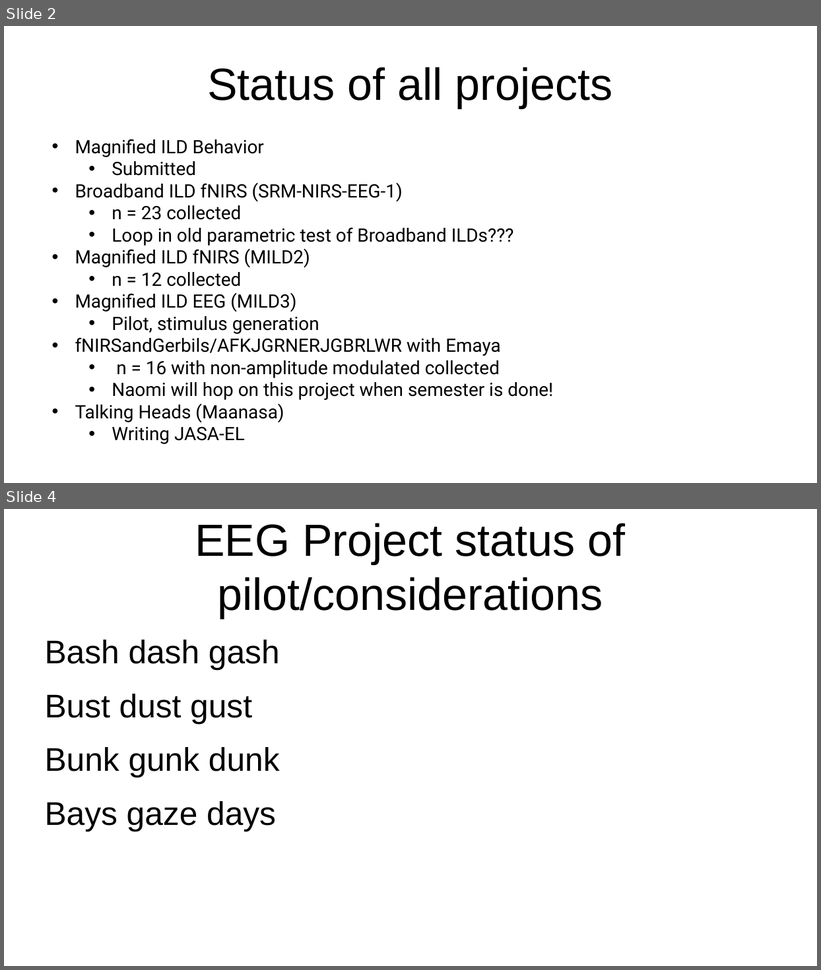
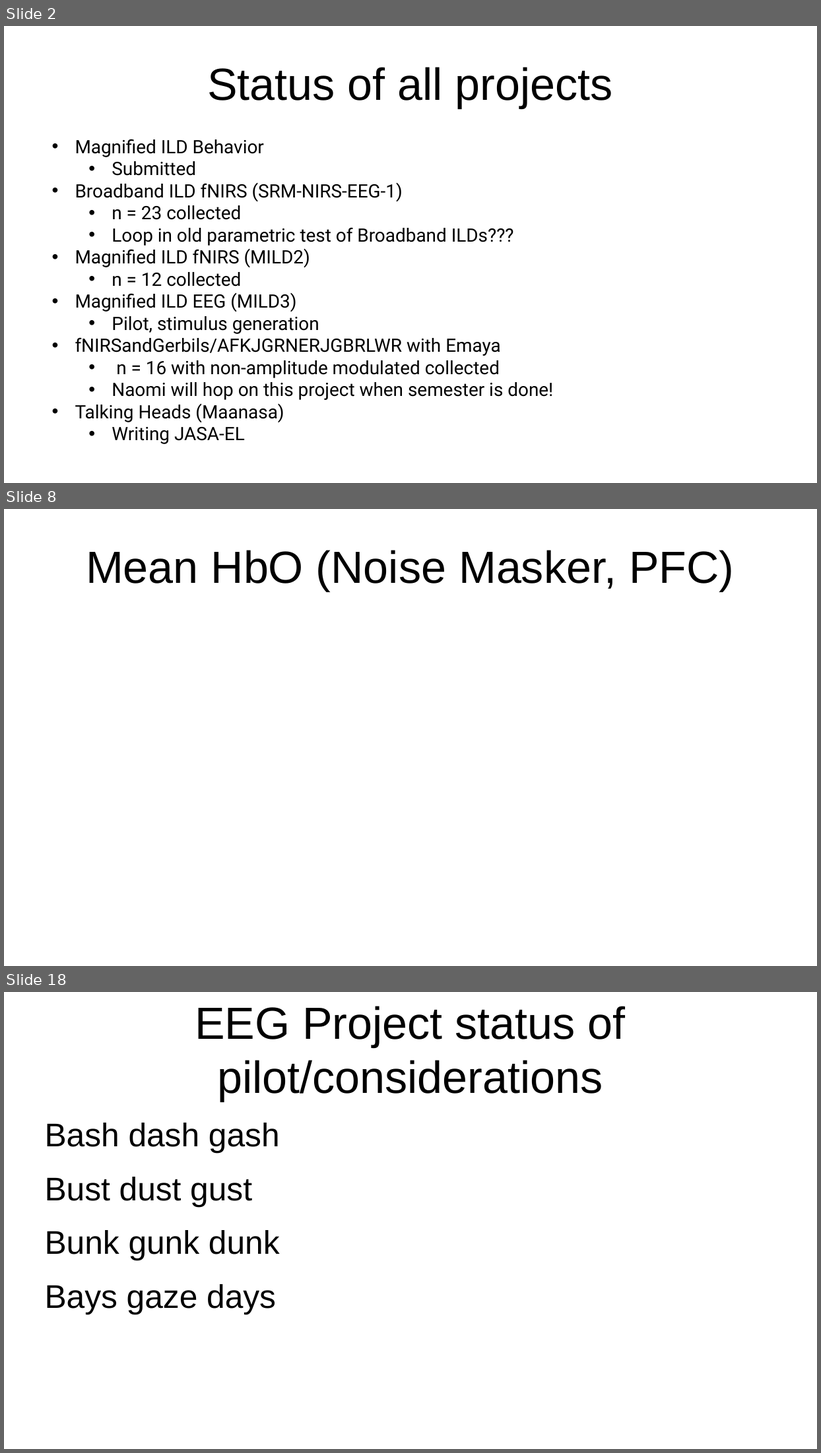
Before and after one commit to brichard28/Broadband-ILD-fNIRS, a slide deck: SRM-NIRS-EEG Update 4-19.pptx. Shown one above the other, each under a label of ours: slides 2 and 4 before the commit, slides 2, 8 and 18 after it; the slides between them are not shown. The pictures are 821x970 and 821x1453 pixels, drawn with LibreOffice and Linux fonts; fonts in the diff are those of the drawing. Boxes give left, top, right and bottom in pixels: in the first picture for what was removed or moved away, otherwise in the second. Text is boxed around its words. In the diff, an @@ line names an element or a change of style, - is before the commit and + after.

```diff
--- a/SRM-NIRS-EEG Update 4-19.pptx
+++ b/SRM-NIRS-EEG Update 4-19.pptx
@@ slide 8 added at bbox=[4, 509, 817, 966], background #FFFFFF @@
@@ title added at bbox=[86, 550, 734, 591], 44 pt, text #000000 @@
+Mean HbO (Noise Masker, PFC)
@@ what was slide 4 is now slide 18 @@
```
Also in this commit, not shown: 1 slide changed, 13 other slides added, 10 other files.
